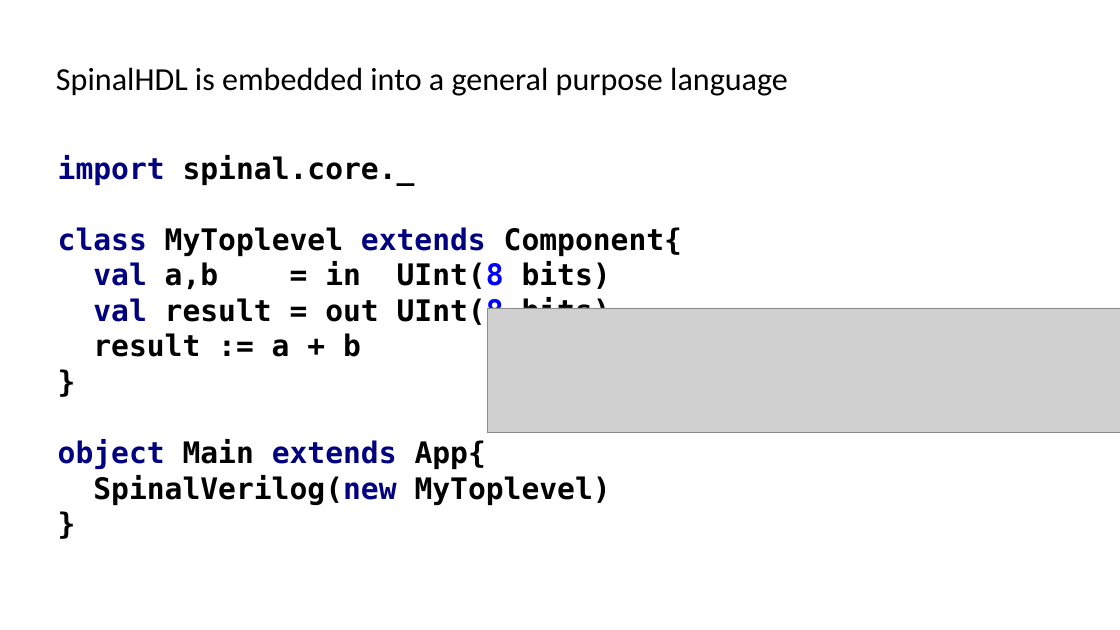
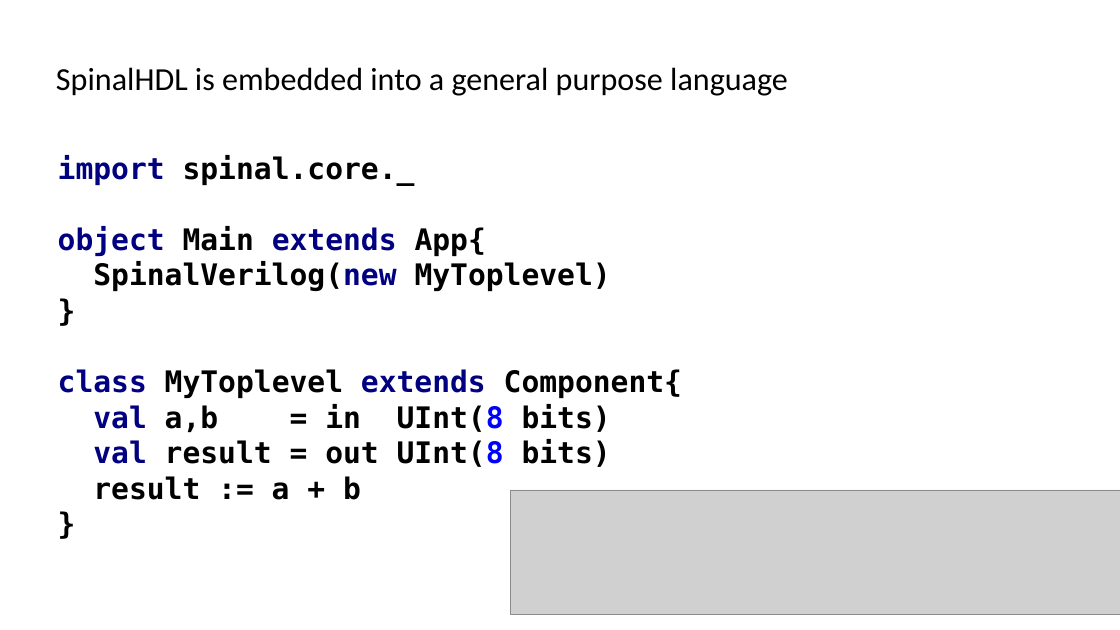
Before and after one commit to SpinalHDL/SpinalDoc, a slide deck: slide 3 of presentation/en/wosh_2019.odp. Drawn at 1120x630 pixels with LibreOffice and Linux fonts; fonts in the diff are those of the drawing; grey boxes stand for pictures. Boxes give left, top, right and bottom in pixels: in the first picture for what was removed or moved away, otherwise in the second. Text is boxed around its words. In the diff, an @@ line names an element or a change of style, - is before the commit and + after.

```diff
--- a/presentation/en/wosh_2019.odp
+++ b/presentation/en/wosh_2019.odp
@@ text at (58, 155, 682, 500): text changed @@
-import spinal.core._
-class MyToplevel extends Component{
-val a,b = in UInt(8 bits)
-val result = out UInt(8 bits)
-result := a + b
-}
-object Main extends App{
-SpinalVerilog(new MyToplevel)
-}
+import spinal.core._
+object Main extends App{
+SpinalVerilog(new MyToplevel)
+}
+class MyToplevel extends Component{
+val a,b = in UInt(8 bits)
+val result = out UInt(8 bits)
+result := a + b
+}
@@ picture: place and size @@
-picture at (488, 308, 1120, 433)
+picture at (511, 490, 1120, 615)
```
Also in this commit, not shown: 11 other slides changed, 3 slides added.
